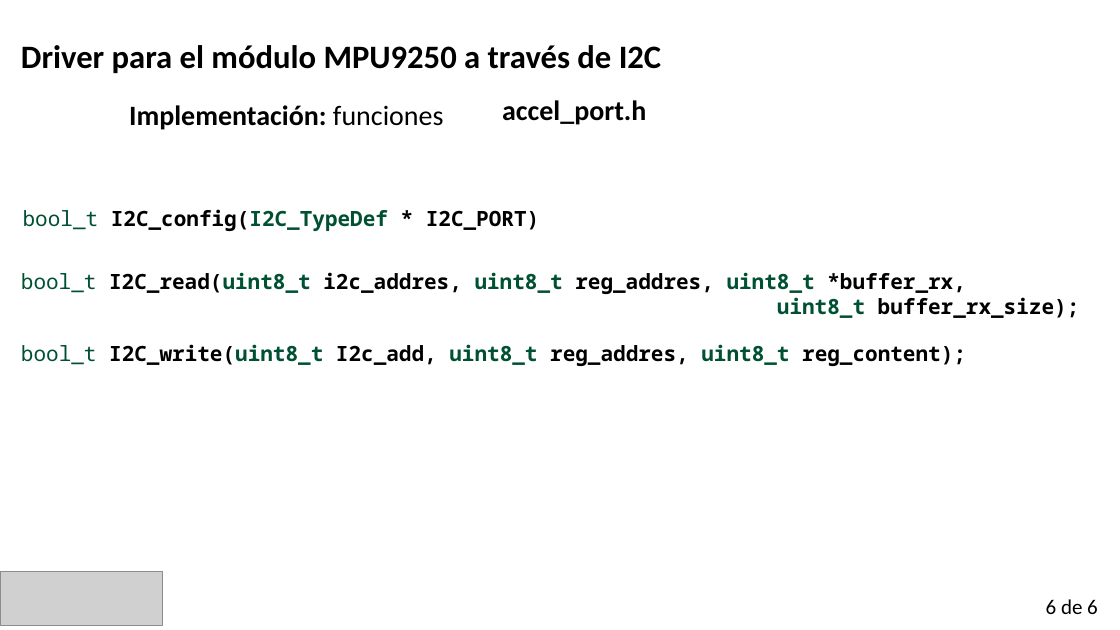
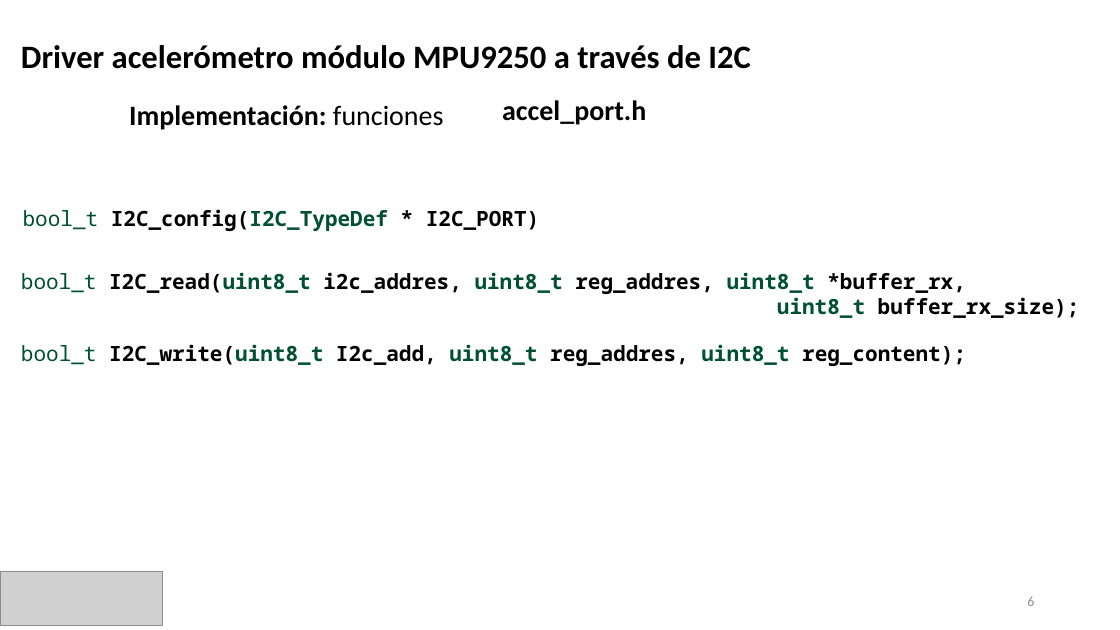
Before and after one commit to ldiazcharris/cese_PCSE, a slide deck: slide 6 of presentacion_TPF_luis_diaz.pptx (slide 5 before the commit). Drawn at 1120x630 pixels with LibreOffice and Linux fonts; fonts in the diff are those of the drawing; grey boxes stand for pictures. Boxes give left, top, right and bottom in pixels: in the first picture for what was removed or moved away, otherwise in the second. Text is boxed around its words. In the diff, an @@ line names an element or a change of style, - is before the commit and + after.

```diff
--- a/presentacion_TPF_luis_diaz.pptx
+++ b/presentacion_TPF_luis_diaz.pptx
@@ text at (21, 45, 751, 69): text changed @@
-Driver para el módulo MPU9250 a través de I2C
+Driver acelerómetro módulo MPU9250 a través de I2C
@@ page number added at (1027, 597, 1034, 606), 12 pt, text #8C8C8C @@
+6
@@ text removed at (1046, 599, 1098, 614) @@
-6 de 6
```
Also in this commit, not shown: 4 other slides changed, 1 slide added, 1 other file.
